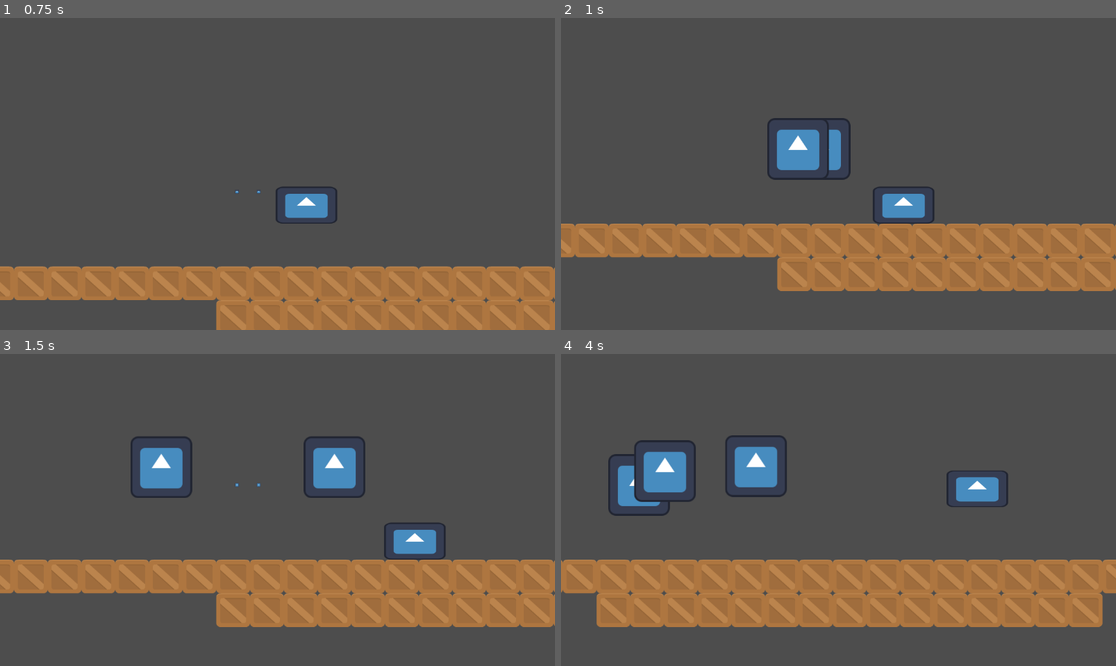
Above: before the commit, frames 1-4 (two rows, left to right).
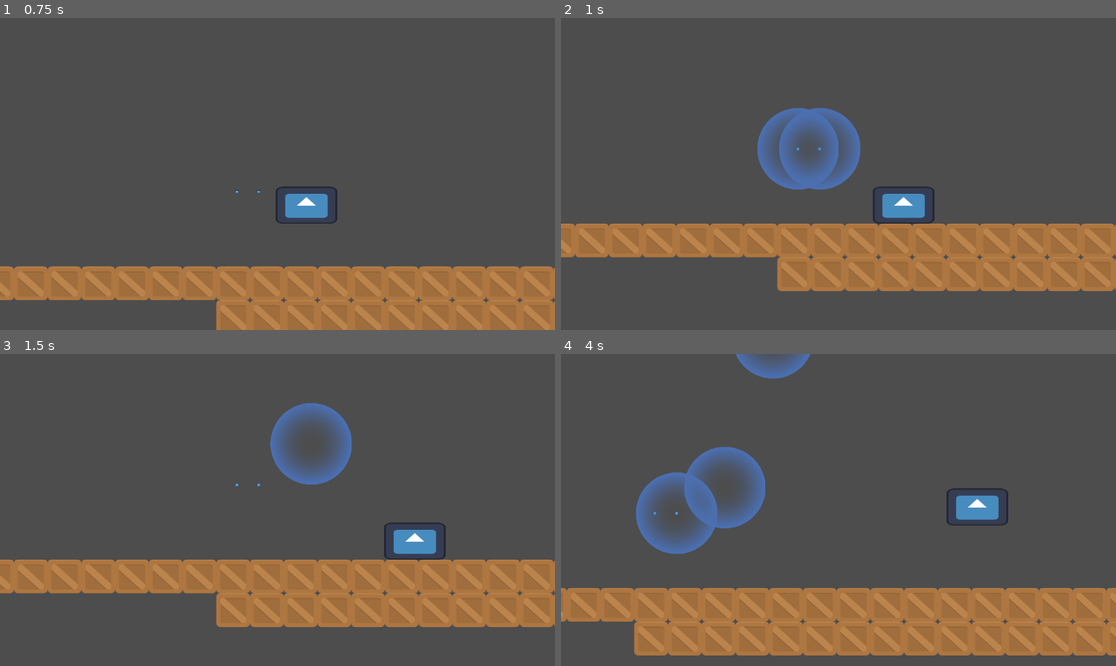
Above: after the commit, the same moments.

Repository: ManuelOteroFernandez/GGJ25
Game: Godot game, scene res://Enviroment/Game.tscn
The game is run twice, just before and just after one commit, with the same random seed, the same clock (stepped at 60 frames per second) and the same inputs. The engine's default icon, where the game draws it, is replaced by a stand-in: a white triangle on a blue panel in a dark square.
Inputs:
- Up to frame 1 (0.75 s): tap Enter (ui_accept) at 0.5 s; hold Right (ui_right) from 0.53 s (still down)
- Up to frame 2 (1 s): keep holding Right (ui_right); tap Enter (ui_accept) at 0.77 s
- Up to frame 3 (1.5 s): keep holding Right (ui_right)
- Up to frame 4 (4 s): tap Enter (ui_accept) at 1.52, 3.02, 3.77 s; release Right (ui_right) at 2.03 s; hold Left (ui_left) 2.03-2.78 s; hold Right (ui_right) from 2.78 s (still down)

Frame 1 is identical in both runs. In frame 2, 4.0% of the frame differs, in the area x 35-54%, y 28-56%; in frame 3, 4.3%; in frame 4, 29%, in the area x 0-100%, y 0-97%.

Commit message:
Burbujas ahora burbujean

Diff:
--- a/Bubble/Bubble.tscn
+++ b/Bubble/Bubble.tscn
@@ -1,7 +1,7 @@
 [gd_scene load_steps=6 format=3 uid="uid://b3ylhln31lr80"]
 
 [ext_resource type="Script" path="res://Bubble/bubble.gd" id="1_5l2d8"]
-[ext_resource type="Texture2D" uid="uid://ccrlpljsdhna4" path="res://icon.svg" id="3_wfm5x"]
+[ext_resource type="Texture2D" uid="uid://mod8hta7xeju" path="res://Bubble/bubbleTemplate.png" id="2_28w11"]
 
 [sub_resource type="GDScript" id="GDScript_qlvm1"]
 script/source = "extends RigidBody2D
@@ -24,7 +24,7 @@
 animations = [{
 "frames": [{
 "duration": 1.0,
-"texture": ExtResource("3_wfm5x")
+"texture": ExtResource("2_28w11")
 }],
 "loop": true,
 "name": &"default",
@@ -46,6 +46,7 @@
 debug_color = Color(0, 0.596117, 0.721825, 0.42)
 
 [node name="AnimatedSprite2D" type="AnimatedSprite2D" parent="RigidBody2D"]
+scale = Vector2(0.33, 0.33)
 sprite_frames = SubResource("SpriteFrames_yp2d7")
 
 [node name="VisibleOnScreenNotifier2D" type="VisibleOnScreenNotifier2D" parent="."]
--- a/Bubble/bubble.gd
+++ b/Bubble/bubble.gd
@@ -9,6 +9,7 @@
 func with_data(dir, type):
 	direction = dir
 	bubbleT = type
+	$RigidBody2D/AnimatedSprite2D.modulate = GameController.bubbleColor[type]
 
 
 # Called when the node enters the scene tree for the first time.
@@ -18,18 +19,27 @@
 
 # Called every frame. 'delta' is the elapsed time since the previous frame.
 func _physics_process(delta: float) -> void:
-		$RigidBody2D.move_and_collide(direction * delta)
+	var collision = $RigidBody2D.move_and_collide(direction * delta)
+	if collision:
+		var collider = collision.get_collider() as Node
+		if collider.is_in_group("Muro") or collider.is_in_group("Player"):
+			self.queue_free()
+		elif collider.is_in_group("Bubbles"):
+			endurance += (collider.get_parent() as Bubble).endurance
+			direction += (collider.get_parent() as Bubble).direction
+			bubbleT = GameController.bubbleType.purple
+			collider.get_parent().free()
 
 
-func onCollisionEnter(body: Node) -> void:
-	if body.is_in_group("Player"):
-		queue_free()
-	if body.is_in_group("Bubbles"):
-		endurance += (body.get_parent() as Bubble).endurance
-		direction += (body.get_parent() as Bubble).direction
-		bubbleT = GameController.bubbleType.purple
-		body.get_parent().free()
-
+#func onCollisionEnter(body: Node) -> void:
+	#if body.is_in_group("Player") or body.is_in_group("Muro"):
+		#print("patata")
+		#queue_free()
+	#if body.is_in_group("Bubbles"):
+		#endurance += (body.get_parent() as Bubble).endurance
+		#direction += (body.get_parent() as Bubble).direction
+		#bubbleT = GameController.bubbleType.purple
+		#body.get_parent().free()
 
 
 func _on_visible_on_screen_notifier_2d_screen_exited() -> void:
--- a/Enviroment/Nivel1.tscn
+++ b/Enviroment/Nivel1.tscn
@@ -1,7 +1,8 @@
-[gd_scene load_steps=6 format=4 uid="uid://yjsnsbva02am"]
+[gd_scene load_steps=7 format=4 uid="uid://yjsnsbva02am"]
 
 [ext_resource type="Texture2D" uid="uid://b4leua1gagwx3" path="res://Enviroment/tiles_sheet.png" id="1_miv8u"]
 [ext_resource type="PackedScene" uid="uid://b8p160kb7yaso" path="res://Character/Character.tscn" id="2_iraho"]
+[ext_resource type="PackedScene" uid="uid://b3ylhln31lr80" path="res://Bubble/Bubble.tscn" id="3_es4dn"]
 [ext_resource type="PackedScene" uid="uid://dnn87aqvrb6mj" path="res://Bubble/BubbleGenerator.tscn" id="4_r4afi"]
 
 [sub_resource type="TileSetAtlasSource" id="TileSetAtlasSource_4elkm"]
@@ -161,14 +162,19 @@
 
 [node name="Map" type="Node2D" parent="."]
 
-[node name="TileMapLayer" type="TileMapLayer" parent="Map"]
+[node name="TileMapLayer" type="TileMapLayer" parent="Map" groups=["Muro"]]
 tile_map_data = PackedByteArray("AAAHAAoAAAAAAAAAAAAIAAoAAAAAAAAAAAAJAAoAAAAAAAAAAAAKAAoAAAAAAAAAAAALAAoAAAAAAAAAAAAMAA …(2688 unchanged characters)…
 tile_set = SubResource("TileSet_c0dv3")
 
 [node name="CharacterBody2D" parent="Map" instance=ExtResource("2_iraho")]
 position = Vector2(962, 589)
 
+[node name="Bubble" parent="Map" instance=ExtResource("3_es4dn")]
+position = Vector2(1302, 390)
+direction = Vector2(100, 0)
+
 [node name="BubbleGenerator" parent="." instance=ExtResource("4_r4afi")]
-position = Vector2(1491, 726)
+position = Vector2(1526, 1034)
 spawn_time = 4.0
-bubble_speed = Vector2(0, -200)
+bubble_type = 1
+bubble_speed = Vector2(0, -400)
--- a/GameController.gd
+++ b/GameController.gd
@@ -1,9 +1,12 @@
 extends Node
 
+# Enum para tipos de burbulla
 enum bubbleType {
 	blue, purple
 }
 
+#Diccionario de valores para a cor das burbullas
+var bubbleColor = {bubbleType.blue: Color.CORNFLOWER_BLUE, bubbleType.purple: Color.PURPLE}
 
 # Called when the node enters the scene tree for the first time.
 func _ready() -> void:
Binary file added: Bubble/bubbleTemplate.png
Not shown, added: Bubble/bubbleTemplate.png.import
